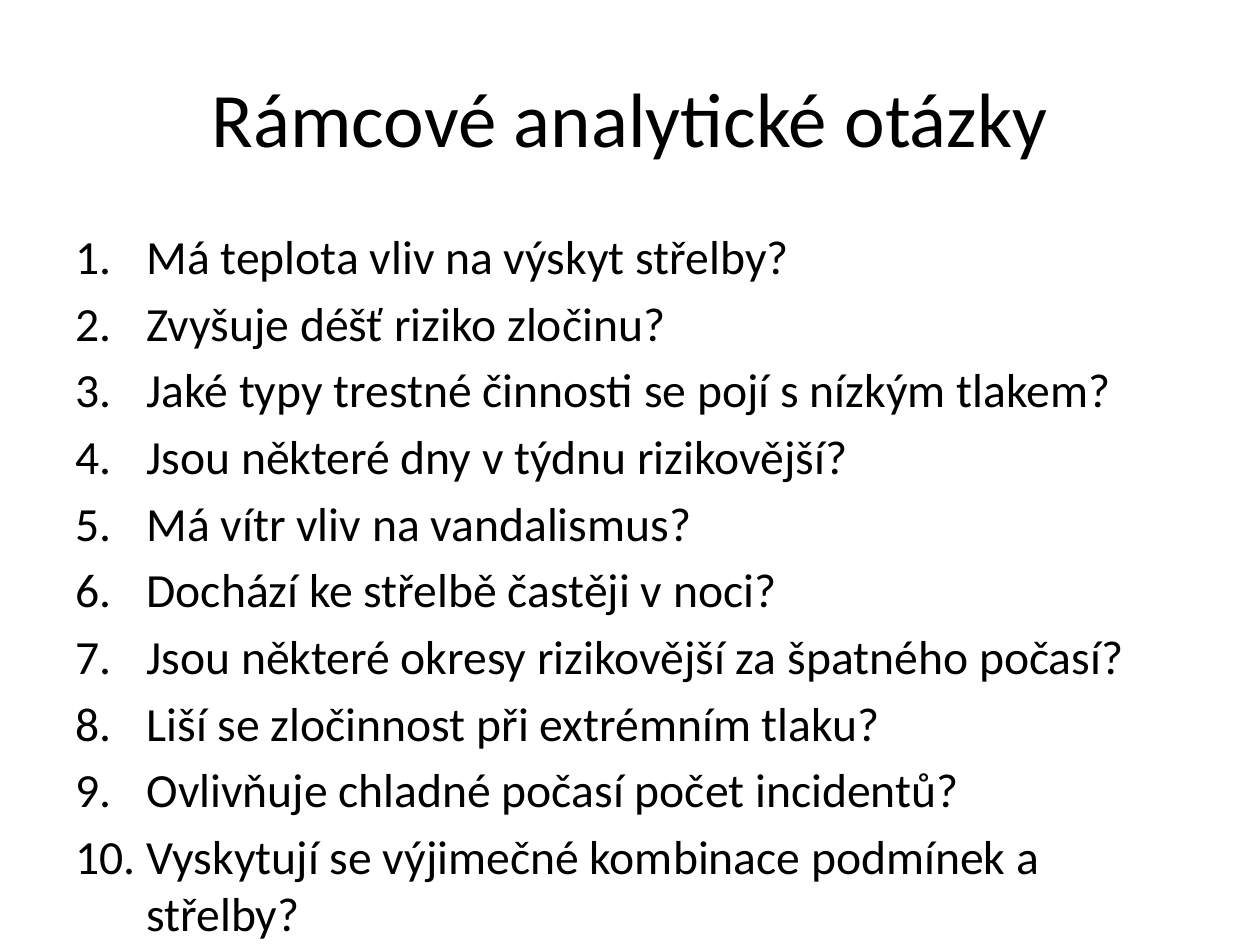
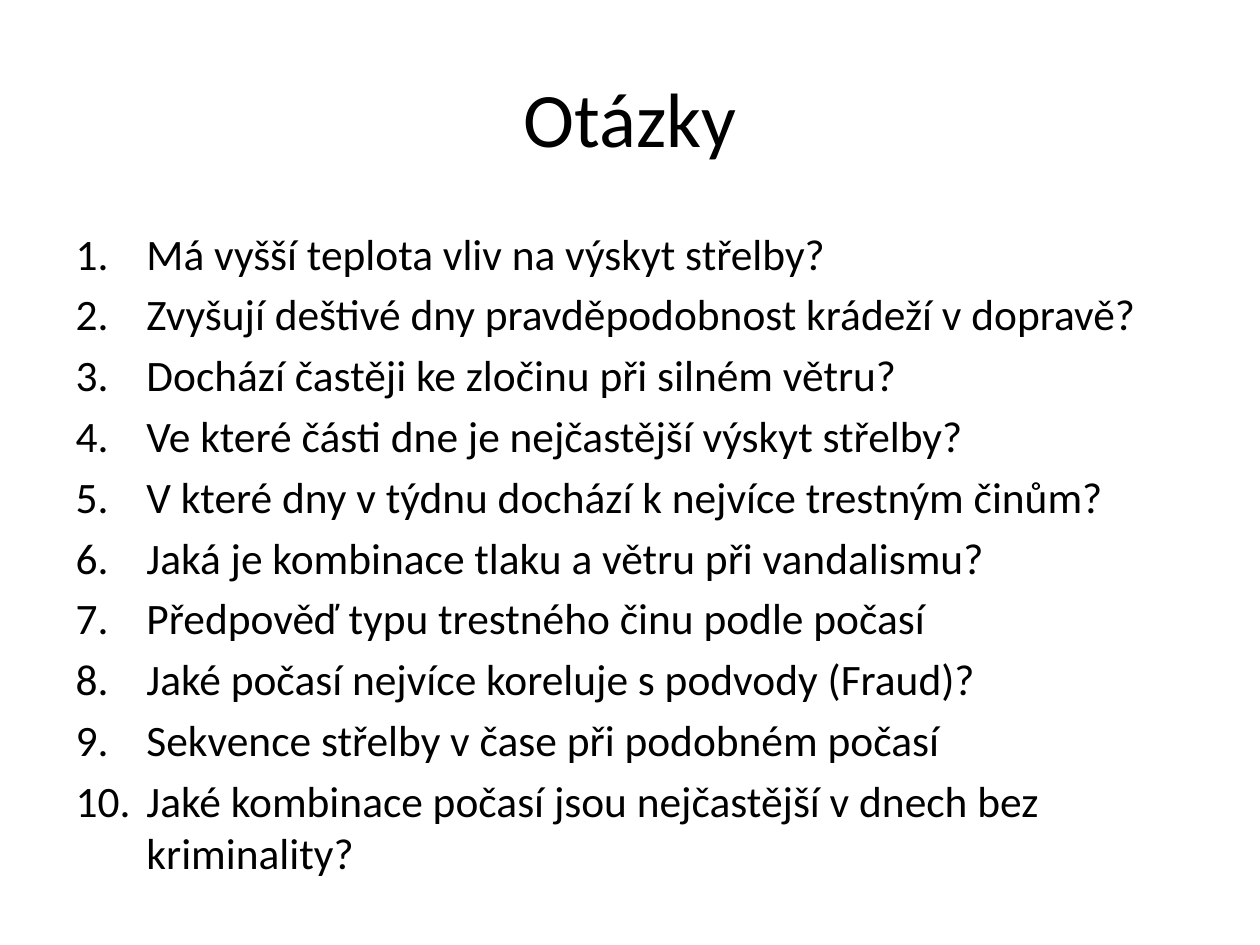
Before and after one commit to tomstomstoms2/4IZ460-term-paper, a slide deck: slide 12 of Files/Prubezna_zprava_4IZ460.pptx. Drawn at 1260x945 pixels with LibreOffice and Linux fonts; fonts in the diff are those of the drawing. Boxes give left, top, right and bottom in pixels: in the first picture for what was removed or moved away, otherwise in the second. Text is boxed around its words. In the diff, an @@ line names an element or a change of style, - is before the commit and + after.

```diff
--- a/Files/Prubezna_zprava_4IZ460.pptx
+++ b/Files/Prubezna_zprava_4IZ460.pptx
@@ title at <box>523,93,736,160</box>: text changed @@
-Rámcové analytické otázky
+Otázky
@@ text at <box>146,240,1135,825</box>: text changed; size 27.2 to 24.8 pt @@
-1. Má teplota vliv na výskyt střelby?
-2. Zvyšuje déšť riziko zločinu?
-3. Jaké typy trestné činnosti se pojí s nízkým tlakem?
-4. Jsou některé dny v týdnu rizikovější?
-5. Má vítr vliv na vandalismus?
-6. Dochází ke střelbě častěji v noci?
-7. Jsou některé okresy rizikovější za špatného počasí?
-8. Liší se zločinnost při extrémním tlaku?
-9. Ovlivňuje chladné počasí počet incidentů?
-10. Vyskytují se výjimečné kombinace podmínek a střelby?
+1. Má vyšší teplota vliv na výskyt střelby?
+2. Zvyšují deštivé dny pravděpodobnost krádeží v dopravě?
+3. Dochází častěji ke zločinu při silném větru?
+4. Ve které části dne je nejčastější výskyt střelby?
+5. V které dny v týdnu dochází k nejvíce trestným činům?
+6. Jaká je kombinace tlaku a větru při vandalismu?
+7. Předpověď typu trestného činu podle počasí
+8. Jaké počasí nejvíce koreluje s podvody (Fraud)?
+9. Sekvence střelby v čase při podobném počasí
+10. Jaké kombinace počasí jsou nejčastější v dnech bez kriminality?
```
Also in this commit, not shown: 1 other slide changed, 2 slides removed.
